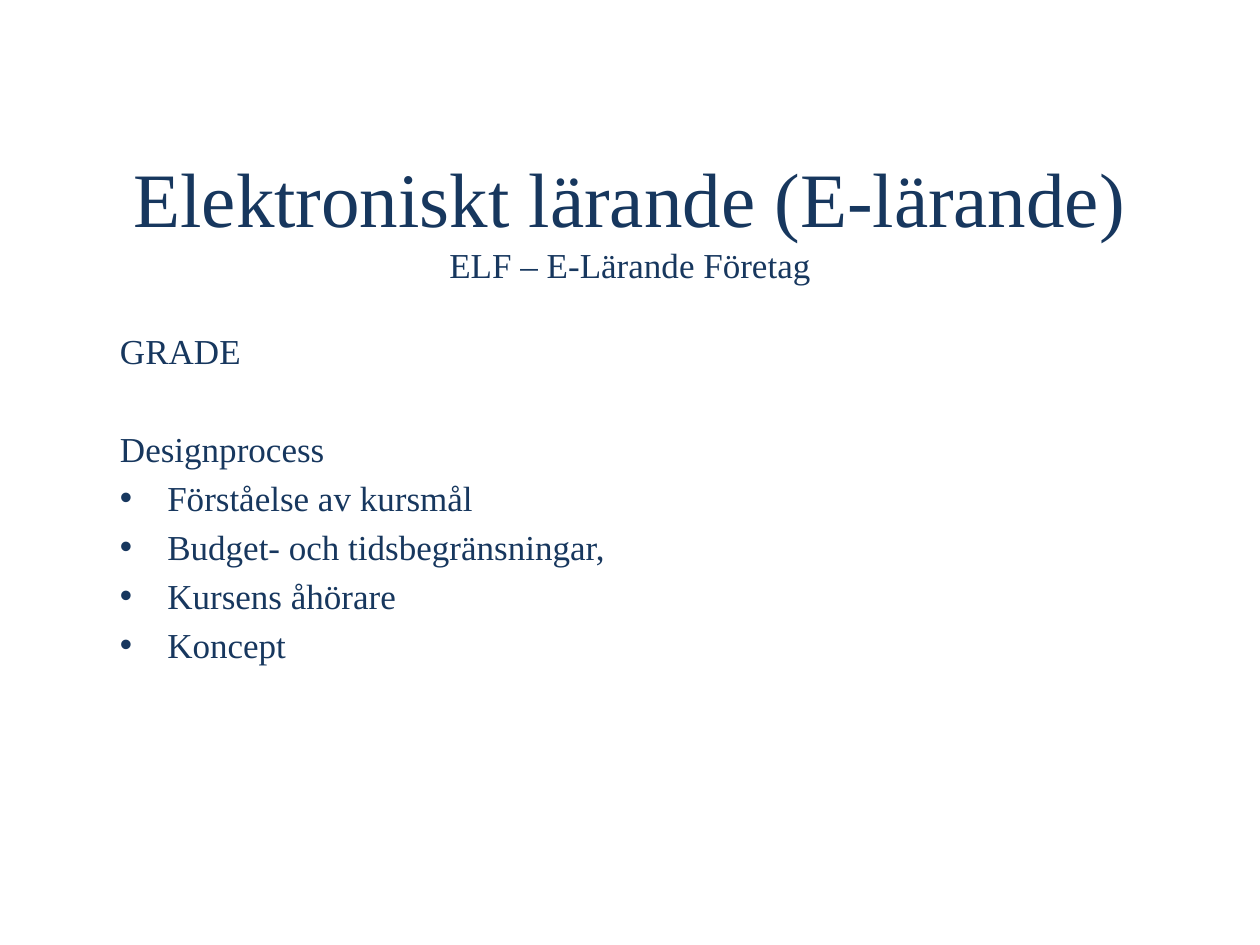
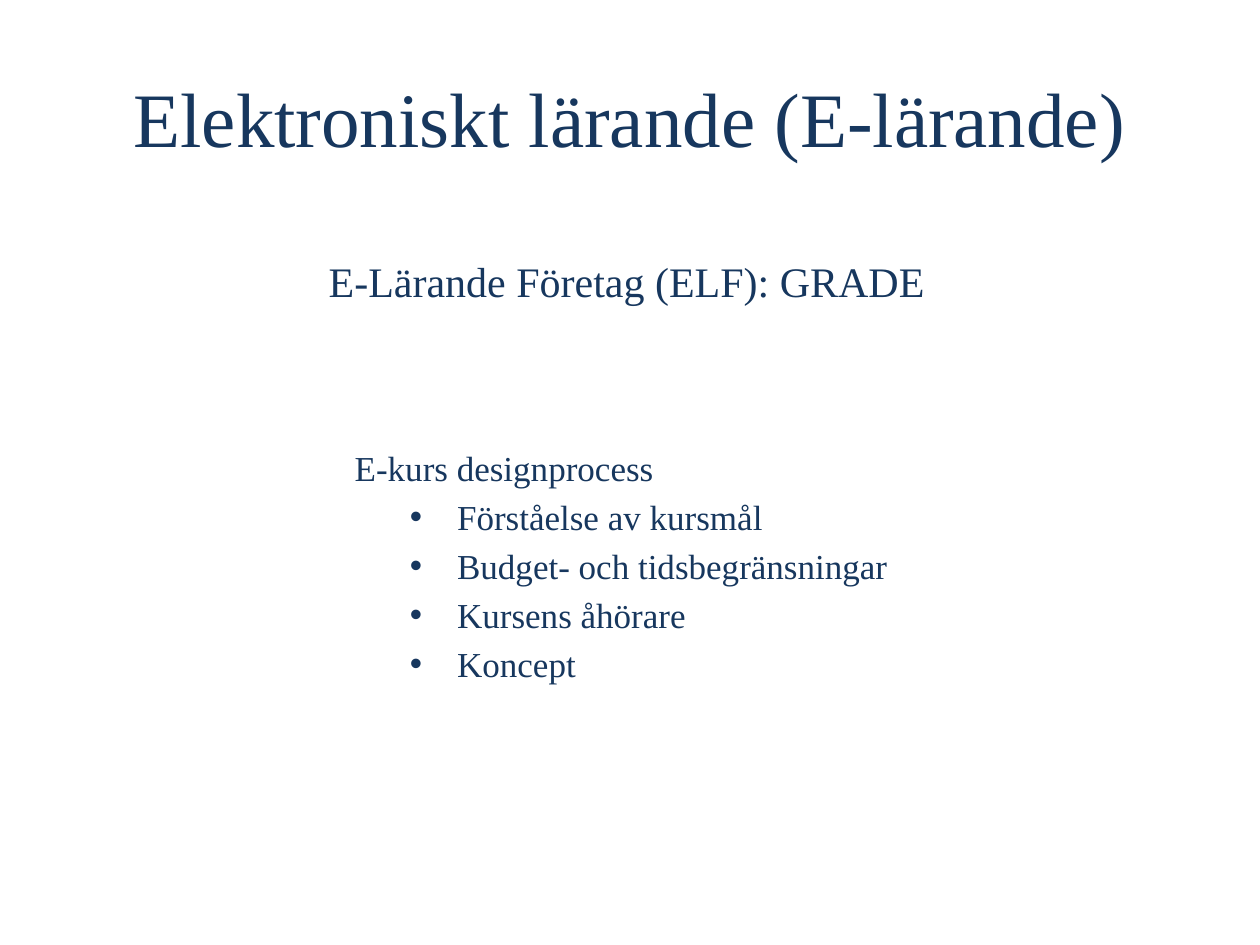
Before and after one commit to OliviaImner/thesis_document, a slide deck: slide 2 of Thesis/Presentation.pptx. Drawn at 1260x945 pixels with LibreOffice and Linux fonts; fonts in the diff are those of the drawing. Boxes give left, top, right and bottom in pixels: in the first picture for what was removed or moved away, otherwise in the second. Text is boxed around its words. In the diff, an @@ line names an element or a change of style, - is before the commit and + after.

```diff
--- a/Thesis/Presentation.pptx
+++ b/Thesis/Presentation.pptx
@@ title at (x1=134, y1=93, x2=1125, y2=162): text changed @@
-Elektroniskt lärande (E-lärande)
-ELF – E-Lärande Företag
+Elektroniskt lärande (E-lärande)
@@ text added at (x1=329, y1=268, x2=925, y2=306), 24 pt, text #17375E @@
+E-Lärande Företag (ELF): GRADE
@@ text "E-kurs designprocess" moved from (x1=120, y1=340, x2=604, y2=666) to (x1=355, y1=456, x2=887, y2=684) @@
@@ text at (x1=355, y1=456, x2=654, y2=488): text changed @@
-GRADE
-Designprocess
+E-kurs designprocess
@@ text at (x1=457, y1=504, x2=763, y2=684): list level 1 to 2 in "Förståelse av kursmål"; list level 1 to 2 in "Kursens åhörare"; list level 1 to 2 in "Koncept" @@
@@ text at (x1=457, y1=554, x2=887, y2=586): text changed @@
-• Budget- och tidsbegränsningar,
+  • Budget- och tidsbegränsningar
```
Also in this commit, not shown: 7 other slides changed, 2 slides added, 3 slides removed, 1 other file.
